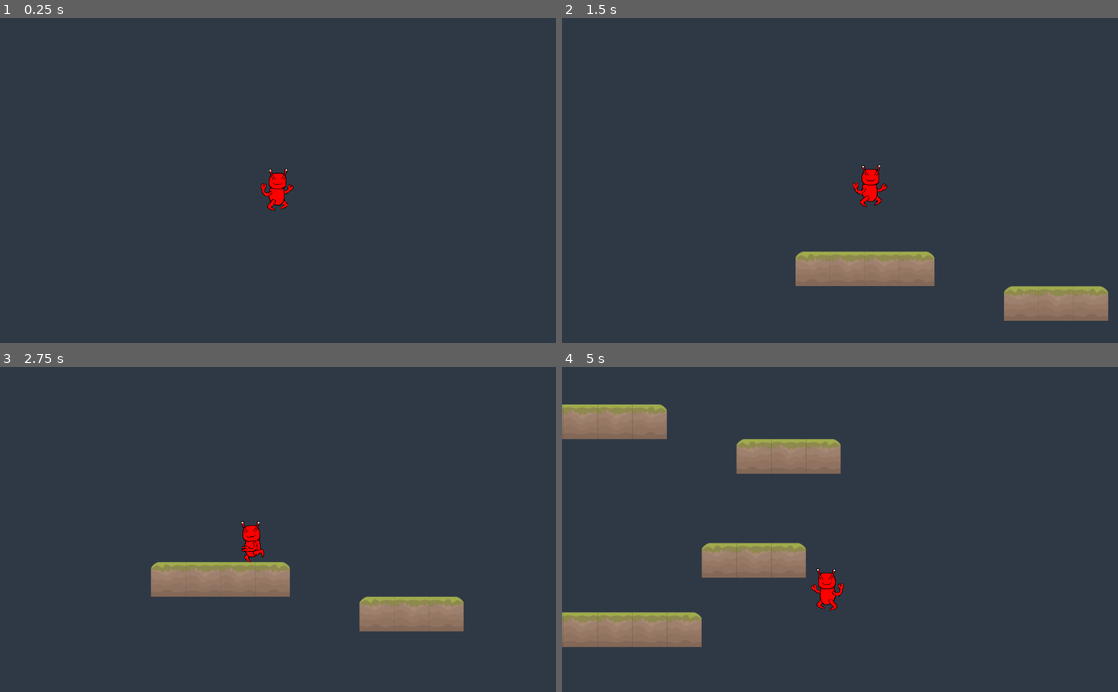
Above: before the commit, frames 1-4 (two rows, left to right).
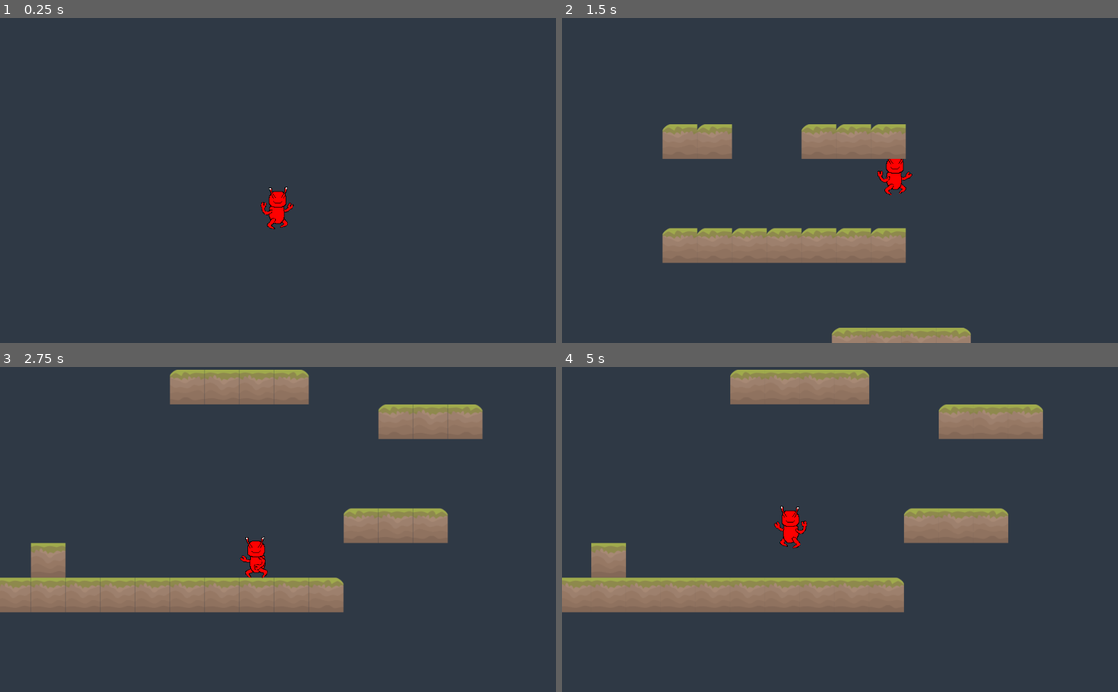
Above: after the commit, the same moments.

Repository: Alhrath/babelito
Game: Godot game, scene res://src/level/0.tscn
The game is run twice, just before and just after one commit, with the same random seed, the same clock (stepped at 60 frames per second) and the same inputs.
Inputs:
- Up to frame 1 (0.25 s): no input
- Up to frame 2 (1.5 s): hold W (jump) 0.53-1.28 s; hold D (move_right) from 0.53 s (still down); tap W (jump) at 1.35 s
- Up to frame 3 (2.75 s): tap W (jump) at 1.52, 1.82 s; release D (move_right) at 2.03 s; hold A (move_left) from 2.03 s (still down); hold W (jump) from 2.03 s (still down)
- Up to frame 4 (5 s): release A (move_left) at 2.78 s; release W (jump) at 2.78 s; hold D (move_right) 2.78-4.28 s; tap W (jump) at 2.85, 3.02, 3.32, 4.35, 4.52, 4.82 s; hold W (jump) 3.53-4.28 s; hold A (move_left) from 4.28 s (still down)

The runs differ from the first frame. In frame 1, 0.6% of the frame differs, in the area x 46-53%, y 46-65%; in frame 2, 14%; in frame 3, 17%; in frame 4, 23%, in the area x 0-87%, y 0-87%.

Commit message:
jump height control + drop through platform
"

Diff:
--- a/Babelito/project.godot
+++ b/Babelito/project.godot
@@ -19,6 +19,10 @@
 run/main_scene="res://src/level/0.tscn"
 config/icon="res://icon.png"
 
+[autoload]
+
+Globals="*res://src/engine/singleton/Globals.gd"
+
 [input]
 
 move_left={
@@ -37,6 +41,11 @@
 , Object(InputEventKey,"resource_local_to_scene":false,"resource_name":"","device":0,"alt":false,"shift":false,"control":false,"meta":false,"command":false,"pressed":false,"scancode":32,"unicode":0,"echo":false,"script":null)
  ]
 }
+down={
+"deadzone": 0.5,
+"events": [ Object(InputEventKey,"resource_local_to_scene":false,"resource_name":"","device":0,"alt":false,"shift":false,"control":false,"meta":false,"command":false,"pressed":false,"scancode":83,"unicode":0,"echo":false,"script":null)
+ ]
+}
 
 [rendering]
 
--- /dev/null
+++ b/Babelito/src/engine/singleton/Globals.gd
@@ -0,0 +1,3 @@
+extends Node
+
+const UNIT_SIZE = 64
--- a/Babelito/src/entity/player/player.gd
+++ b/Babelito/src/entity/player/player.gd
@@ -2,29 +2,52 @@
 
 const UP = Vector2(0,-1)
 const SLOPE_STOP = 64
+const DROP_THRU_BIT = 1 # collision variable for dropping through platform
 
 var velocity = Vector2()
-var move_speed = 5 * 64
-var gravity = 1200
-var jump_velocity = -720
-var is_grounded
+var move_speed = 5 * Globals.UNIT_SIZE
+var gravity #= 1200
+var max_jump_velocity #var jump_velocity = -720
+var min_jump_velocity
+var is_jumping = false #useful to create platform drop through
 
+var max_jump_height = 3.25 * Globals.UNIT_SIZE
+var min_jump_height = 0.05 * Globals.UNIT_SIZE
+var jump_duration = 0.45
+
+var is_grounded #to permit a check_ground method associated with raycasts
 onready var raycasts = $Raycasts
+
 onready var anim_player = $Body/PlayerRig/AnimationPlayer
+
+func _ready():
+	gravity = 2* max_jump_height / pow(jump_duration, 2)
+	max_jump_velocity = -sqrt(2 * gravity * max_jump_height)
+	min_jump_velocity = -sqrt(2 * gravity * min_jump_height)
 
 func _physics_process(delta):
 	_get_input()
 	velocity.y += gravity * delta
 
+	if is_jumping && velocity.y >= 0:
+		is_jumping = false
+
 	velocity = move_and_slide(velocity, UP, SLOPE_STOP)
 
-	is_grounded = _check_is_grounded()
+	is_grounded = !is_jumping && get_collision_mask_bit(DROP_THRU_BIT) && _check_is_grounded()
 
 	_assign_animation()
 
 func _input(event):
-	if event.is_action_pressed("jump") && is_grounded:
-		velocity.y = jump_velocity
+	if event.is_action_pressed("jump") && is_grounded:  #single jump
+			velocity.y = max_jump_velocity
+			is_jumping = true
+
+	if Input.is_action_pressed("down") && _check_is_grounded($DropThruRaycasts):
+		set_collision_mask_bit(DROP_THRU_BIT, false)
+
+	if event.is_action_released("jump") && velocity.y < min_jump_velocity:
+		velocity.y = min_jump_velocity
 
 func _get_input():
 	var move_direction = -int(Input.is_action_pressed("move_left")) + int(Input.is_action_pressed("move_right"))
@@ -35,7 +58,8 @@
 func _get_h_weight():
 	return 0.2 if is_grounded else 0.1
 
-func _check_is_grounded():
+# warning-ignore:shadowed_variable
+func _check_is_grounded(raycasts = self.raycasts):
 	for raycast in raycasts.get_children():
 		if raycast.is_colliding():
 			return true
@@ -53,3 +77,8 @@
 
 	if anim_player.assigned_animation != anim:
 		anim_player.play(anim)
+
+
+# warning-ignore:unused_argument
+func _on_Area2D_body_exited(body):
+	set_collision_mask_bit(DROP_THRU_BIT, true)
--- a/Babelito/src/entity/player/player.tscn
+++ b/Babelito/src/entity/player/player.tscn
@@ -6,10 +6,20 @@
 [sub_resource type="RectangleShape2D" id=1]
 extents = Vector2( 15.5701, 34.6285 )
 
+[sub_resource type="RectangleShape2D" id=2]
+extents = Vector2( 15.4533, 4.67267 )
+
 [node name="Player" type="KinematicBody2D"]
 collision_layer = 0
 collision_mask = 3
 script = ExtResource( 2 )
+
+[node name="Camera2D" type="Camera2D" parent="."]
+current = true
+drag_margin_h_enabled = true
+drag_margin_v_enabled = true
+
+[node name="Shift Tween" type="Tween" parent="Camera2D"]
 
 [node name="Body" type="Node2D" parent="."]
 __meta__ = {
@@ -58,3 +68,50 @@
 __meta__ = {
 "_edit_lock_": true
 }
+
+[node name="DropThruRaycasts" type="Node2D" parent="."]
+light_mask = 3
+__meta__ = {
+"_edit_lock_": true
+}
+
+[node name="RayCast2D" type="RayCast2D" parent="DropThruRaycasts"]
+position = Vector2( 13, 28 )
+enabled = true
+cast_to = Vector2( 0, 16 )
+collision_mask = 2
+__meta__ = {
+"_edit_lock_": true
+}
+
+[node name="RayCast2D2" type="RayCast2D" parent="DropThruRaycasts"]
+position = Vector2( 0, 28 )
+enabled = true
+cast_to = Vector2( 0, 16 )
+collision_mask = 2
+__meta__ = {
+"_edit_lock_": true
+}
+
+[node name="RayCast2D3" type="RayCast2D" parent="DropThruRaycasts"]
+position = Vector2( -13, 28 )
+enabled = true
+cast_to = Vector2( 0, 16 )
+collision_mask = 2
+__meta__ = {
+"_edit_lock_": true
+}
+
+[node name="Area2D" type="Area2D" parent="."]
+collision_mask = 2
+__meta__ = {
+"_edit_lock_": true
+}
+
+[node name="CollisionShape2D" type="CollisionShape2D" parent="Area2D"]
+position = Vector2( -0.0393724, 23.2166 )
+shape = SubResource( 2 )
+__meta__ = {
+"_edit_lock_": true
+}
+[connection signal="body_exited" from="Area2D" to="." method="_on_Area2D_body_exited"]
--- a/Babelito/src/level/0.tscn
+++ b/Babelito/src/level/0.tscn
@@ -1,7 +1,8 @@
-[gd_scene load_steps=3 format=2]
+[gd_scene load_steps=4 format=2]
 
 [ext_resource path="res://src/entity/player/Player.tscn" type="PackedScene" id=1]
 [ext_resource path="res://src/tile/cute/cute.tres" type="TileSet" id=2]
+[ext_resource path="res://src/tile/cute/Tiledroptest.tres" type="TileSet" id=3]
 
 [node name="Level 0" type="Node2D"]
 
@@ -14,10 +15,8 @@
 [node name="Player" parent="." instance=ExtResource( 1 )]
 position = Vector2( -180.989, -1341.43 )
 
-[node name="Camera2D" type="Camera2D" parent="Player"]
-current = true
-limit_smoothed = true
-smoothing_enabled = true
-__meta__ = {
-"_edit_lock_": true
-}
+[node name="TileMap" type="TileMap" parent="."]
+tile_set = ExtResource( 3 )
+collision_layer = 2
+format = 1
+tile_data = PoolIntArray( -655366, 0, 0, -655365, 0, 0, -655362, 0, 0, -655361, 0, 0, -720896, 0, 0, -458758, 0, 0, -458757, 0, 0, -458756, 0, 0, -458755, 0, 0, -458754, 0, 0, -458753, 0, 0, -524288, 0, 0 )
--- /dev/null
+++ b/Babelito/src/tile/cute/Tiledroptest.tres
@@ -0,0 +1,29 @@
+[gd_resource type="TileSet" load_steps=3 format=2]
+
+[ext_resource path="res://src/tile/cute/tileset_extended_64px.png" type="Texture" id=1]
+
+[sub_resource type="ConvexPolygonShape2D" id=1]
+points = PoolVector2Array( -16.0753, -28.9578, 34.4925, -28.2086, 35.6163, 33.9711, -28.4364, 34.3457, -27.6872, -18.0951 )
+
+[resource]
+0/name = "Platform"
+0/texture = ExtResource( 1 )
+0/tex_offset = Vector2( 0, 0 )
+0/modulate = Color( 1, 1, 1, 1 )
+0/region = Rect2( 0, 0, 73, 74 )
+0/tile_mode = 0
+0/occluder_offset = Vector2( 36.5714, 37.3333 )
+0/navigation_offset = Vector2( 36.5714, 37.3333 )
+0/shape_offset = Vector2( 36.5714, 37.3333 )
+0/shape_transform = Transform2D( 1, 0, 0, 1, 36.5714, 37.3333 )
+0/shape = SubResource( 1 )
+0/shape_one_way = true
+0/shape_one_way_margin = 1.0
+0/shapes = [ {
+"autotile_coord": Vector2( 0, 0 ),
+"one_way": true,
+"one_way_margin": 1.0,
+"shape": SubResource( 1 ),
+"shape_transform": Transform2D( 1, 0, 0, 1, 36.5714, 37.3333 )
+} ]
+0/z_index = 0
--- /dev/null
+++ b/Babelito/src/tile/cute/Tiledroptest.tscn
@@ -0,0 +1,20 @@
+[gd_scene load_steps=2 format=2]
+
+[ext_resource path="res://src/tile/cute/tileset_extended_64px.png" type="Texture" id=1]
+
+[node name="Tiledroptest" type="Node2D"]
+
+[node name="Platform" type="Sprite" parent="."]
+texture = ExtResource( 1 )
+vframes = 3
+hframes = 7
+__meta__ = {
+"_edit_lock_": true
+}
+
+[node name="StaticBody2D" type="StaticBody2D" parent="Platform"]
+collision_layer = 2147483650
+
+[node name="CollisionPolygon2D" type="CollisionPolygon2D" parent="Platform/StaticBody2D"]
+polygon = PoolVector2Array( -16.0753, -28.9578, 34.4925, -28.2086, 35.6163, 33.9711, -28.4364, 34.3457, -27.6872, -18.0951 )
+one_way_collision = true
Not shown: 1 places in Babelito/src/entity/player/player.tscn that only renumber resources
